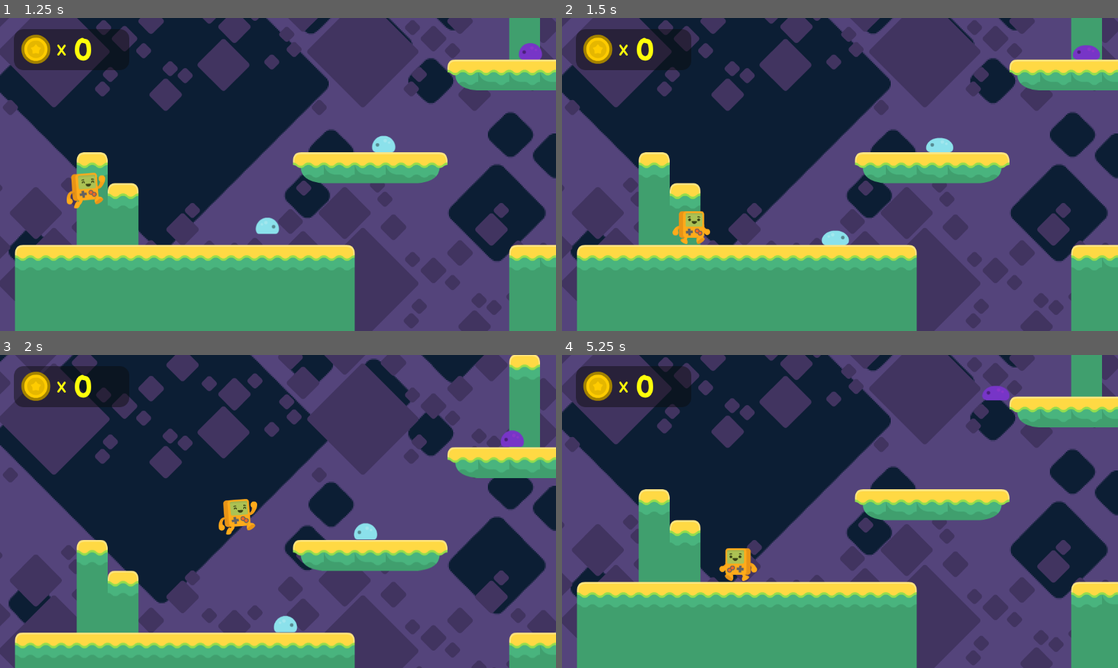
Above: before the commit, frames 1-4 (two rows, left to right).
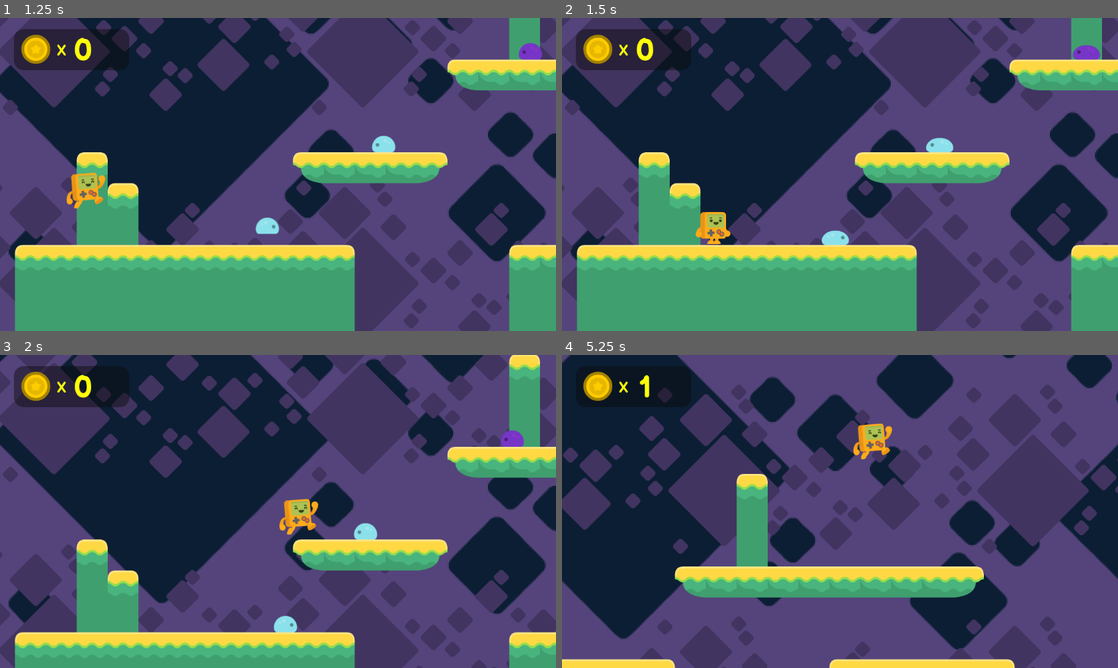
Above: after the commit, the same moments.

Repository: amazing79/platfomr_game_tutorial_with_godot
Game: Godot game, scene res://assets/scenes/GameScreens/main_screen.tscn
The game is run twice, just before and just after one commit, with the same random seed, the same clock (stepped at 60 frames per second) and the same inputs.
Inputs:
- Up to frame 1 (1.25 s): click "Play!" at 0.5 s
- Up to frame 2 (1.5 s): hold D (right) from 1.28 s (still down); hold Shift (run, bound only after the commit) from 1.28 s (still down)
- Up to frame 3 (2 s): keep holding D (right); keep holding Shift (run, bound only after the commit); tap Space (jump) at 1.52 s
- Up to frame 4 (5.25 s): release Shift (run, bound only after the commit) at 2.03 s; tap Shift (run, bound only after the commit) at 2.1, 3.6, 5.1 s; tap Space (jump) at 2.27, 3.77, 4.52 s; release D (right) at 2.78 s; hold A (left) 2.78-3.53 s; hold Shift (run, bound only after the commit) 2.78-3.53 s; hold D (right) 3.53-5.03 s; hold Shift (run, bound only after the commit) 4.28-5.03 s; hold A (left) from 5.03 s (still down)

Frame 1 is identical in both runs. In frame 2, 0.8% of the frame differs, in the area x 19-31%, y 61-73%; in frame 3, 1.8%; in frame 4, 77%, in the area x 0-100%, y 0-100%.

Commit message:
Part 18
Adding aceleration to the player.
Also acelerate the animation when walk to represent runing.
Refactoring the code using states (I did this previosly, so I skip this part)

Diff:
--- a/assets/scenes/entities/player/steve.gd
+++ b/assets/scenes/entities/player/steve.gd
@@ -14,10 +14,12 @@
 @export var jump_velocity : float = -650.0
 
 const PUSH_FORCE : float = 250.0
+const ACCELARATION : float = 1.5
 var actual: State = State.IDLE
 var flip = false
 var color_original: Color
 var speed_original: float = speed
+var accelerate = false
 
 func _ready() -> void:
 	color_original = self.modulate
@@ -27,6 +29,7 @@
 	# Add the gravity.
 	if actual == State.DEAD:
 		return
+	accelerate = false
 	if not is_on_floor():
 		velocity += get_gravity() * delta
 		actual = State.JUMP
@@ -46,21 +49,28 @@
 		velocity.y = jump_velocity
 		$JumpSound.play()
 
+	if Input.is_action_pressed("run"):
+		accelerate = true
 	# Get the input direction and handle the movement/deceleration.
 	# As good practice, you should replace UI actions with custom gameplay actions.
 	var direction := Input.get_axis("left", "right")
 
 	if direction:
-		velocity.x = direction * speed
+		if accelerate:
+			velocity.x = direction * (speed * ACCELARATION)
+			$sprite.set_speed_scale(2.0)
+		else:
+			velocity.x = direction * speed
+			$sprite.set_speed_scale(1)
 	else:
 		velocity.x = move_toward(velocity.x, 0, speed)
 
-	set_state(actual)
+	play_actual_state(actual)
 	$sprite.flip_h = flip
 	move_and_slide()
 
 
-func set_state(new:State) -> void:
+func play_actual_state(new:State) -> void:
 	match new:
 		State.IDLE:
 			$sprite.play("idle")
@@ -70,8 +80,6 @@
 			$sprite.play("jump")
 		State.DUCK:
 			$sprite.play("duck")
-		State.DEAD:
-			return
 
 
 func _on_fall_zone_body_entered(_body: Node2D) -> void:
--- a/assets/scenes/entities/player/steve.tscn
+++ b/assets/scenes/entities/player/steve.tscn
@@ -12,11 +12,10 @@
 [node name="Steve" type="CharacterBody2D"]
 collision_mask = 30
 script = ExtResource("1_5gug0")
-metadata/_edit_group_ = true
 
 [node name="sprite" type="AnimatedSprite2D" parent="."]
 sprite_frames = ExtResource("2_6nfrh")
-animation = &"idle"
+animation = &"walk"
 
 [node name="CollisionShape2D" type="CollisionShape2D" parent="."]
 position = Vector2(1, 15)
--- a/project.godot
+++ b/project.godot
@@ -46,6 +46,11 @@
 "events": [Object(InputEventKey,"resource_local_to_scene":false,"resource_name":"","device":-1,"window_id":0,"alt_press …(192 unchanged characters)…
 ]
 }
+run={
+"deadzone": 0.2,
+"events": [Object(InputEventKey,"resource_local_to_scene":false,"resource_name":"","device":-1,"window_id":0,"alt_pressed":false,"shift_pressed":false,"ctrl_pressed":false,"meta_pressed":false,"pressed":false,"keycode":0,"physical_keycode":4194325,"key_label":0,"unicode":0,"location":0,"echo":false,"script":null)
+]
+}
 
 [layer_names]
 
